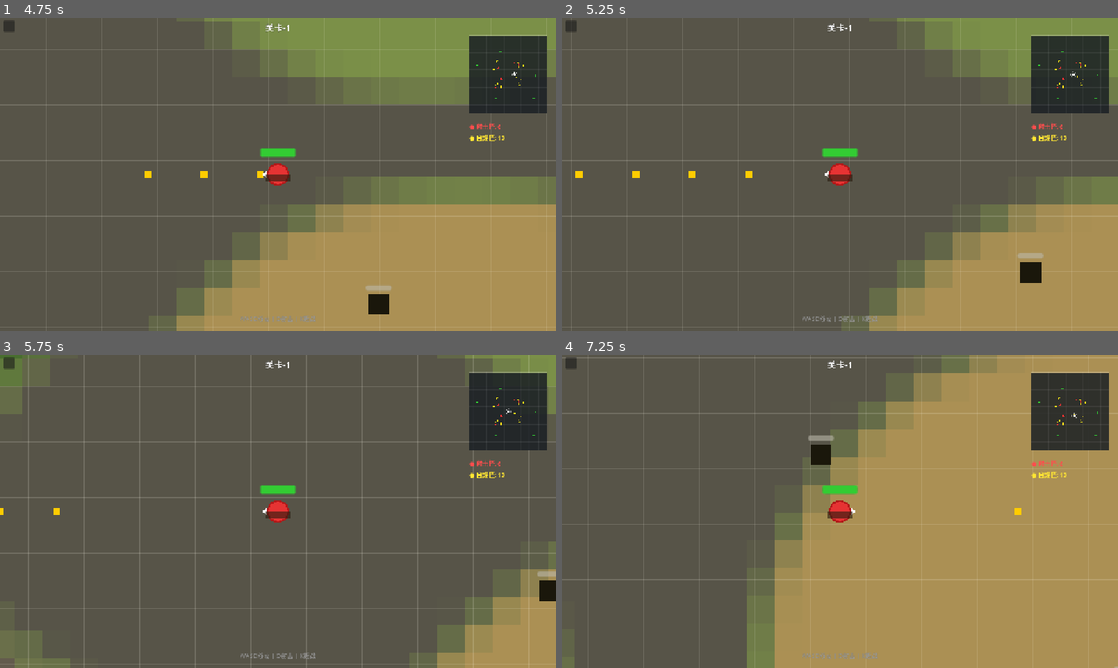
Above: before the commit, frames 1-4 (two rows, left to right).
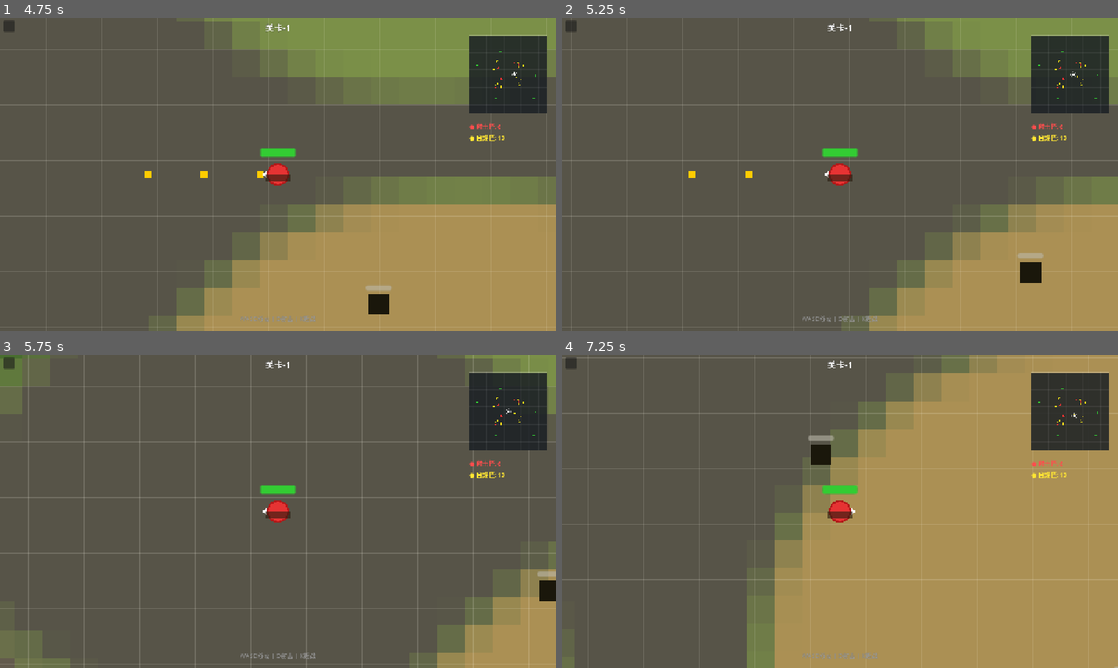
Above: after the commit, the same moments.

Repository: aikuangren/chiji
Game: Godot game, scene res://scenes/main_menu.tscn
The game is run twice, just before and just after one commit, with the same random seed, the same clock (stepped at 60 frames per second) and the same inputs.
Inputs (mouse positions are in pixels of both pictures, inside the frame that each line leads up to):
- Up to frame 1 (4.75 s): click "开 始 游 戏" at 0.5 s; tap Enter (ui_accept) at 1.25, 1.52, 2.27, 3.77, 4.52 s; move the mouse to (400, 158) at 1.27 s; hold D 1.28-2.03 s; tap E (interact) at 1.35, 3.6 s; move the mouse to (166, 190) at 2.02 s; hold S 2.03-2.78 s; tap O at 2.1 s; move the mouse to (333, 105) at 2.77 s; hold D 2.78-3.53 s; hold K 2.78-3.53 s; move the mouse to (250, 237) at 3.52 s; hold W 3.53-4.28 s; move the mouse to (444, 221) at 4.27 s; hold A from 4.28 s (still down); hold O from 4.28 s (still down)
- Up to frame 2 (5.25 s): keep holding A; move the mouse to (673, 127) at 5.02 s; release O at 5.03 s; tap K at 5.1 s
- Up to frame 3 (5.75 s): keep holding A; tap Enter (ui_accept) at 5.27 s
- Up to frame 4 (7.25 s): move the mouse to (867, 511) at 5.77 s; release A at 5.78 s; hold S 5.78-6.53 s; tap E (interact) at 5.85 s; move the mouse to (756, 433) at 6.52 s; hold D from 6.53 s (still down); tap O at 6.6 s; tap Enter (ui_accept) at 6.77 s

Frame 1 is identical in both runs. In frame 2, less than 0.1% of the frame differs, in the area x 2-14%, y 48-52%; in frame 3, less than 0.1%; in frame 4, less than 0.1%.

Commit message:
feat: 子弹增加最大飞行距离限制 - 普通/敌方350px 散弹280px

Diff:
--- a/scripts/bullet.gd
+++ b/scripts/bullet.gd
@@ -4,34 +4,33 @@
 
 const SPEED = 600.0
 const DAMAGE = 20
-const LIFETIME = 3.0  # 3秒后自动消失
+const LIFETIME = 3.0
+const MAX_DISTANCE = 350.0  # 最大飞行距离
 
 var velocity: Vector2 = Vector2.ZERO
 var lifetime: float = 0.0
+var origin_pos: Vector2  # 发射时的位置
 
 signal hit_enemy(enemy: Enemy)
 
 func _ready():
-	# 设置碰撞层和掩码
-	collision_layer = 16  # 子弹层 (layer 5)
-	collision_mask = 8    # 只与敌人层碰撞 (layer 4)
-
-	# 连接碰撞信号
+	collision_layer = 16
+	collision_mask = 8
 	body_entered.connect(_on_body_entered)
+	origin_pos = global_position
 
 func _physics_process(delta: float):
-	# 移动子弹
+	if origin_pos.distance_to(global_position) > MAX_DISTANCE:
+		queue_free()
+		return
+
 	position += velocity * delta
-
-	# 生命周期计时
 	lifetime += delta
 	if lifetime >= LIFETIME:
 		queue_free()
 
 func setup(dir: Vector2) -> void:
-	# 设置子弹方向
 	velocity = dir.normalized() * SPEED
-	# 让子弹朝运动方向旋转
 	rotation = dir.angle()
 
 func _on_body_entered(body: Node2D) -> void:
--- a/scripts/enemy_bullet.gd
+++ b/scripts/enemy_bullet.gd
@@ -4,32 +4,31 @@
 
 const SPEED = 400.0
 const DAMAGE = 15
-const LIFETIME = 4.0  # 敌人子弹存活更久
+const LIFETIME = 4.0
+const MAX_DISTANCE = 350.0
 
 var velocity: Vector2 = Vector2.ZERO
 var lifetime: float = 0.0
+var origin_pos: Vector2
 
 func _ready():
-	# 设置碰撞层和掩码
-	collision_layer = 32   # 敌人子弹层 (layer 6)
-	collision_mask = 1     # 只与玩家层碰撞 (layer 1)
-
-	# 连接碰撞信号
+	collision_layer = 32
+	collision_mask = 1
 	body_entered.connect(_on_body_entered)
+	origin_pos = global_position
 
 func _physics_process(delta: float):
-	# 移动子弹
+	if origin_pos.distance_to(global_position) > MAX_DISTANCE:
+		queue_free()
+		return
+
 	position += velocity * delta
-
-	# 生命周期计时
 	lifetime += delta
 	if lifetime >= LIFETIME:
 		queue_free()
 
 func setup(dir: Vector2) -> void:
-	# 设置子弹方向
 	velocity = dir.normalized() * SPEED
-	# 让子弹朝运动方向旋转
 	rotation = dir.angle()
 
 func _on_body_entered(body: Node2D) -> void:
--- a/scripts/shotgun_bullet.gd
+++ b/scripts/shotgun_bullet.gd
@@ -3,11 +3,13 @@
 class_name ShotgunBullet
 
 const SPEED = 500.0
-const DAMAGE = 12  # 散弹单发伤害比普通子弹低
+const DAMAGE = 12
 const LIFETIME = 2.5
+const MAX_DISTANCE = 280.0
 
 var velocity: Vector2 = Vector2.ZERO
 var lifetime: float = 0.0
+var origin_pos: Vector2
 
 signal hit_enemy(enemy: Enemy)
 
@@ -15,8 +17,13 @@
 	collision_layer = 16
 	collision_mask = 8
 	body_entered.connect(_on_body_entered)
+	origin_pos = global_position
 
 func _physics_process(delta: float):
+	if origin_pos.distance_to(global_position) > MAX_DISTANCE:
+		queue_free()
+		return
+
 	position += velocity * delta
 	lifetime += delta
 	if lifetime >= LIFETIME:
